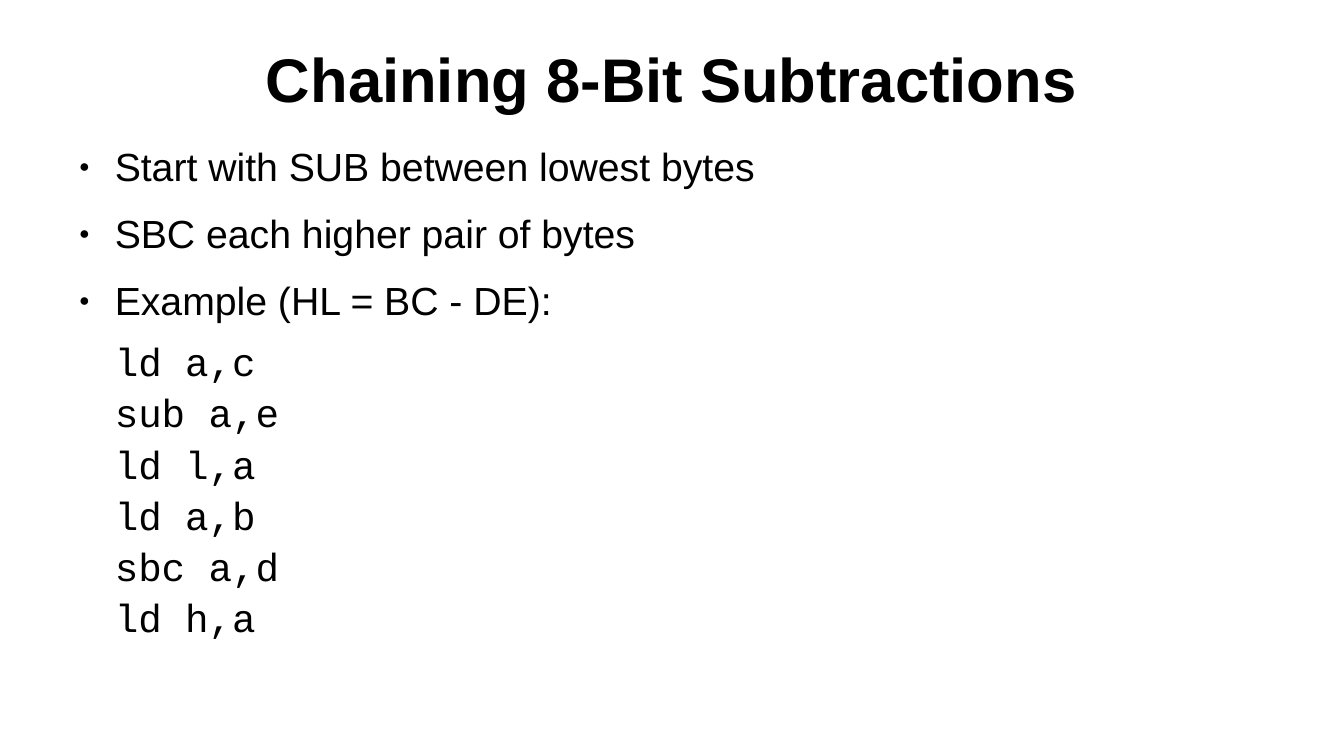
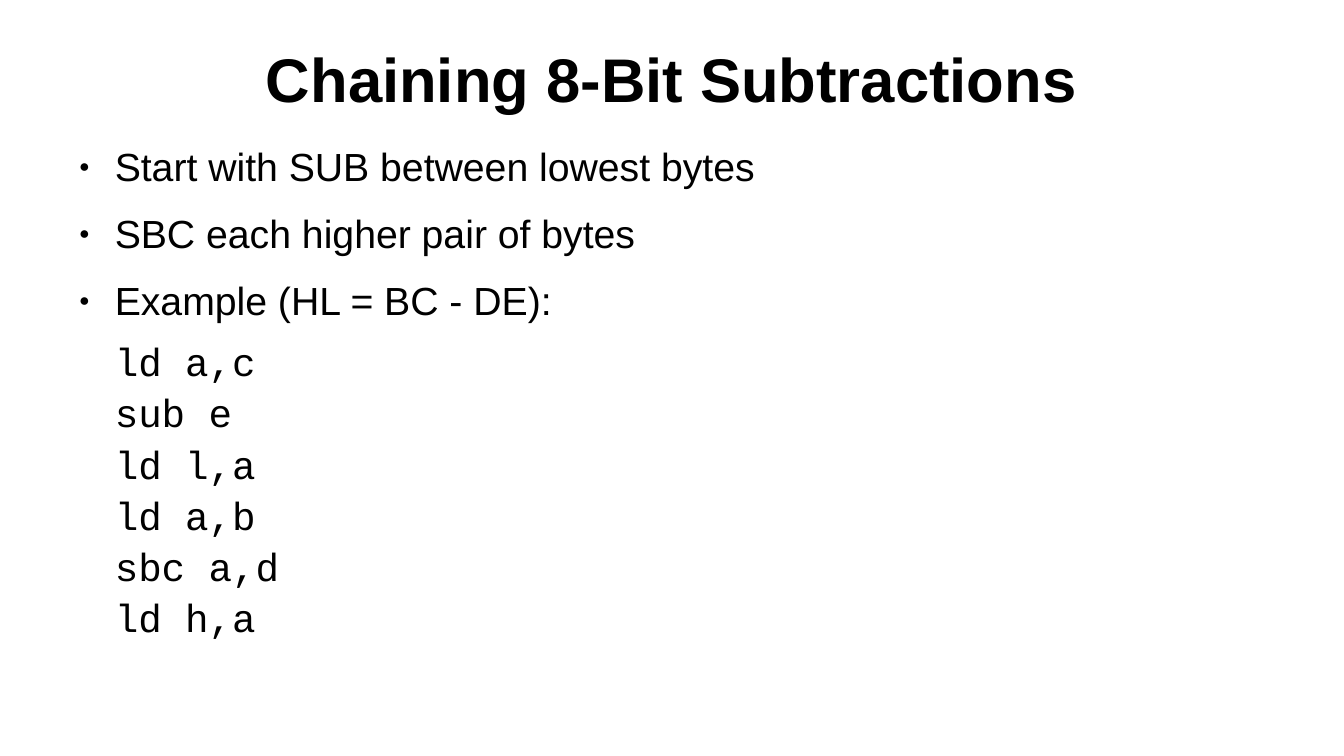
Before and after one commit to SlithyMatt/zxs-assembly-tutorial, a slide deck: slide 40 of Lesson5/Lesson5.odp. Drawn at 1344x756 pixels with LibreOffice and Linux fonts; fonts in the diff are those of the drawing. Boxes give left, top, right and bottom in pixels: in the first picture for what was removed or moved away, otherwise in the second. Text is boxed around its words. In the diff, an @@ line names an element or a change of style, - is before the commit and + after.

```diff
--- a/Lesson5/Lesson5.odp
+++ b/Lesson5/Lesson5.odp
@@ text at (115,399,233,428): text changed @@
-sub a,e
+sub e
```
Also in this commit, not shown: 31 other slides changed, 1 other file.
